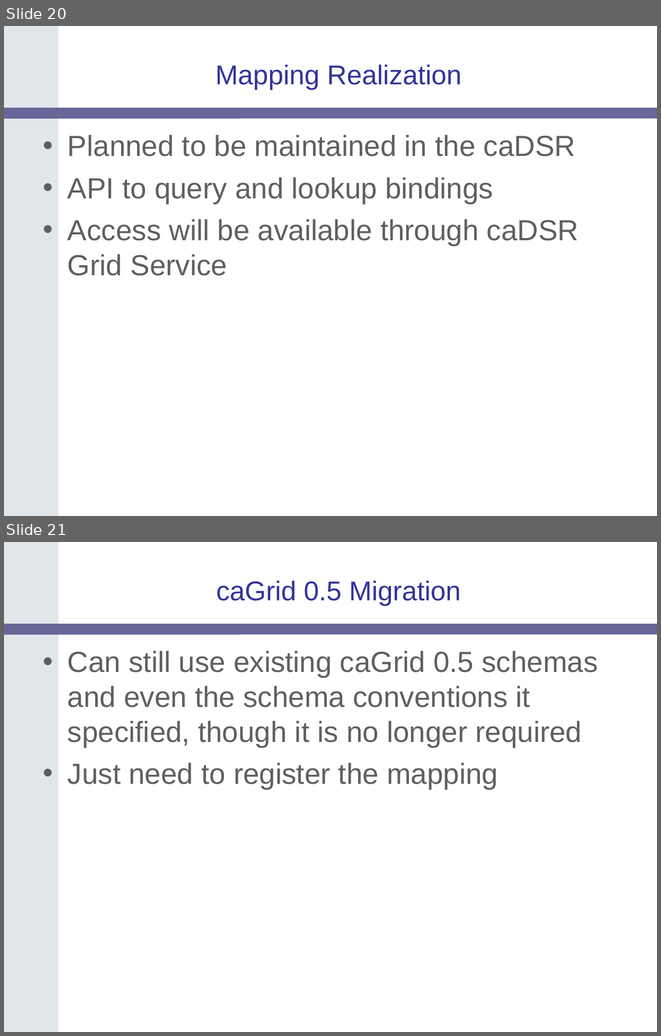
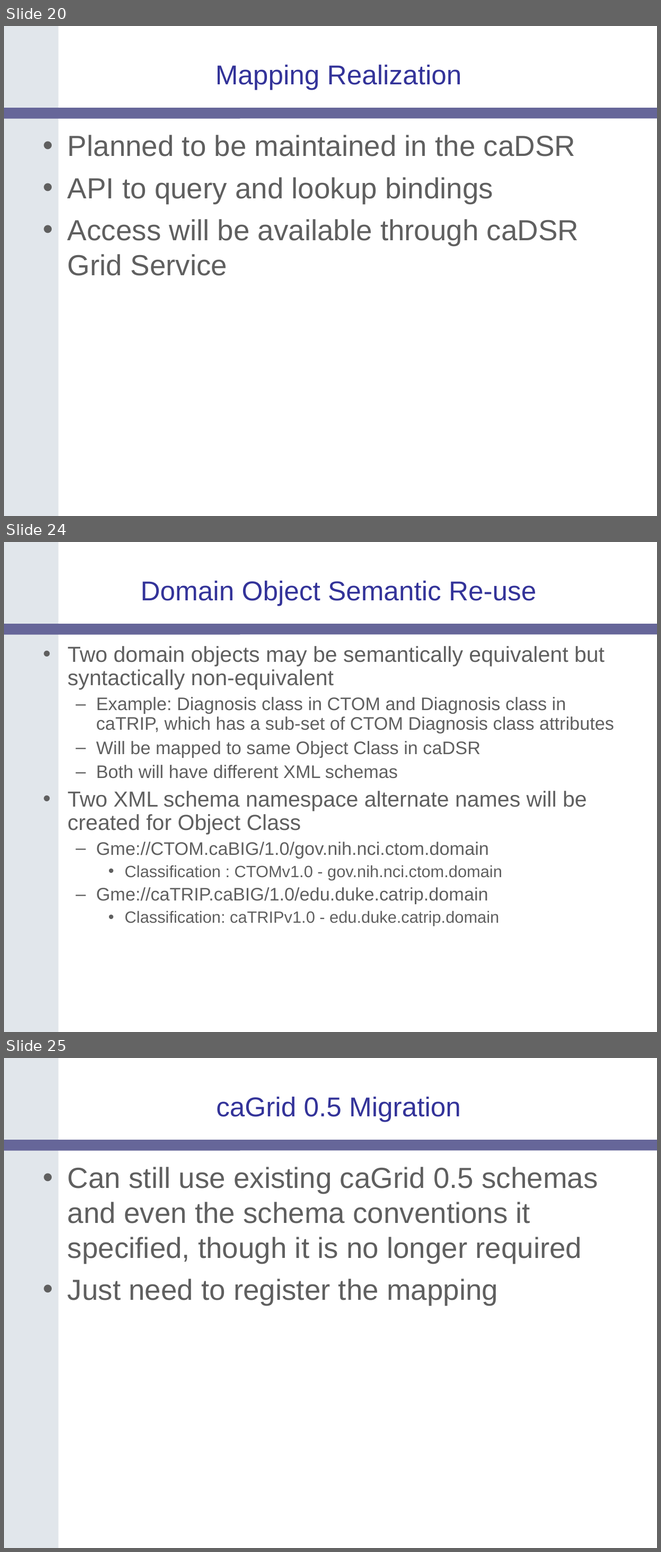
Before and after one commit to NCIP/cagrid-portal, a slide deck: cagrid-1-0/Documentation/presentations/200607_VCDE_ARCH/caGrid-1.0_Beta_Metadata.ppt. Shown one above the other, each under a label of ours: slides 20 and 21 before the commit, slides 20, 24 and 25 after it; the slides between them are not shown. The pictures are 661x1036 and 661x1552 pixels, drawn with LibreOffice and Linux fonts; fonts in the diff are those of the drawing; background and template pictures are left out. Boxes give left, top, right and bottom in pixels: in the first picture for what was removed or moved away, otherwise in the second. Text is boxed around its words. In the diff, an @@ line names an element or a change of style, - is before the commit and + after.

```diff
--- a/cagrid-1-0/Documentation/presentations/200607_VCDE_ARCH/caGrid-1.0_Beta_Metadata.ppt
+++ b/cagrid-1-0/Documentation/presentations/200607_VCDE_ARCH/caGrid-1.0_Beta_Metadata.ppt
@@ slide 24 added at bbox=[4, 542, 657, 1032], background #FFFFFF; not listed: 2 template elements that a slide beside it also shows @@
@@ title added at bbox=[141, 581, 536, 606], 30 pt, text #333399 @@
+Domain Object Semantic Re-use
@@ text added at bbox=[68, 646, 614, 926], 20 pt, text #5F5F5F @@
+• Two domain objects may be semantically equivalent but syntactically non-equivalent
+  – Example: Diagnosis class in CTOM and Diagnosis class in caTRIP, which has a sub-set of CTOM Diagnosis class attributes
+  – Will be mapped to same Object Class in caDSR
+  – Both will have different XML schemas
+• Two XML schema namespace alternate names will be created for Object Class
+  – Gme://CTOM.caBIG/1.0/gov.nih.nci.ctom.domain
+    • Classification : CTOMv1.0 - gov.nih.nci.ctom.domain
+  – Gme://caTRIP.caBIG/1.0/edu.duke.catrip.domain
+    • Classification: caTRIPv1.0 - edu.duke.catrip.domain
@@ what was slide 21 is now slide 25 @@
```
Also in this commit, not shown: 9 slides changed, 3 other slides added, 1 other file.
